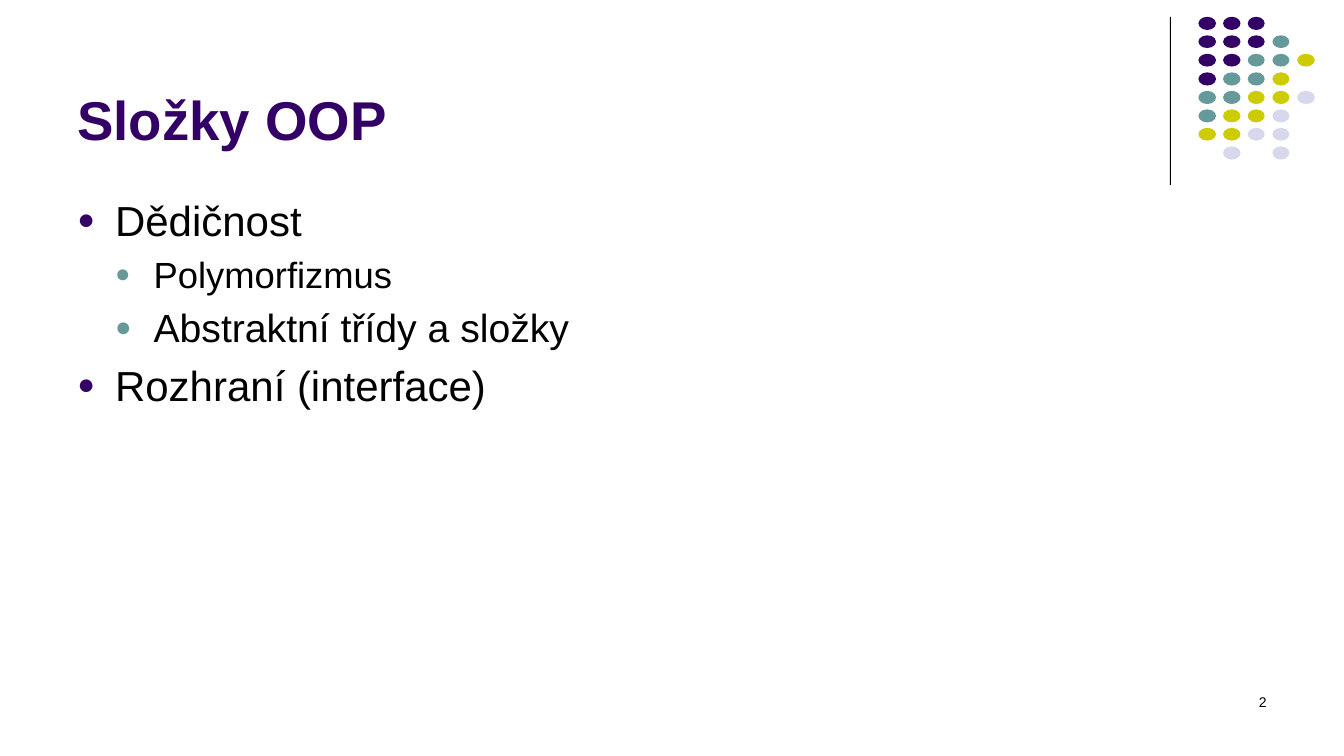
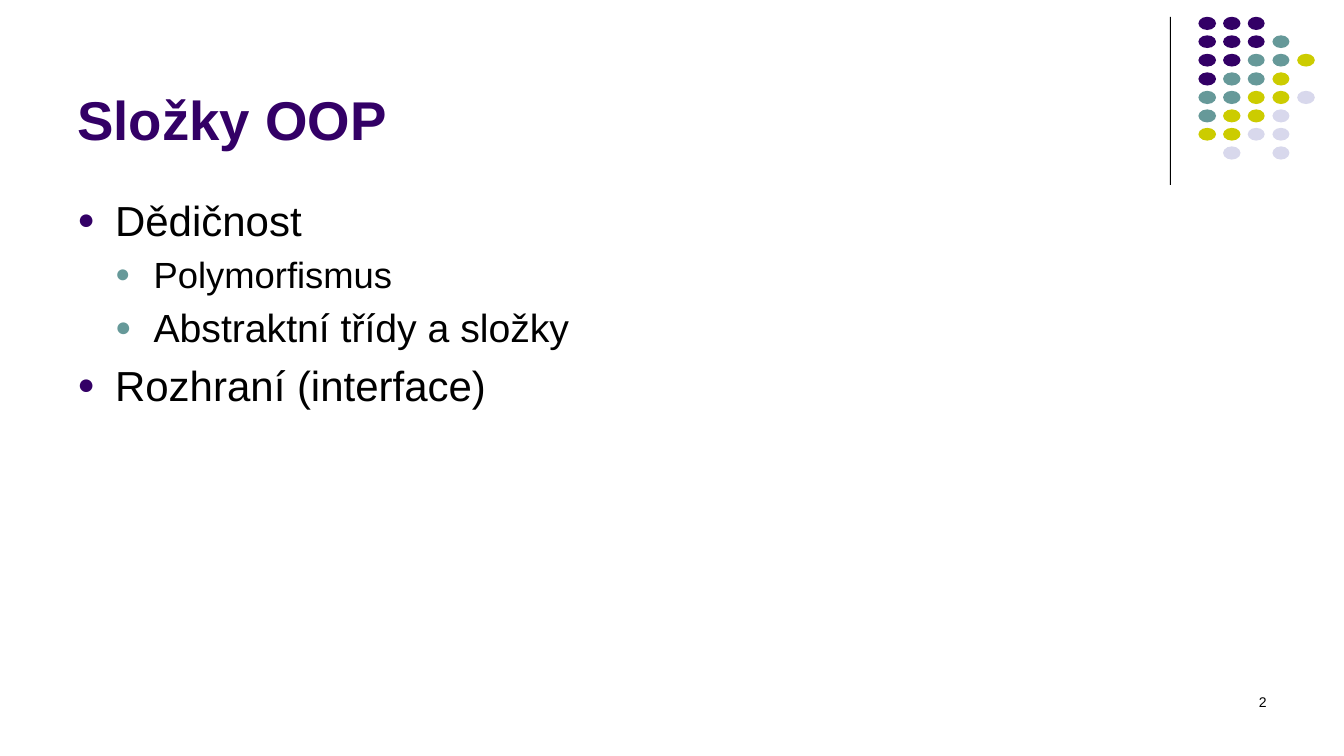
Before and after one commit to PetrVobornik/prednasky, a slide deck: slide 2 of Xamarin.Forms/01-OOP-a-NET/OOP-2-dedicnost.ppsx. Drawn at 1344x756 pixels with LibreOffice and Linux fonts; fonts in the diff are those of the drawing. Boxes give left, top, right and bottom in pixels: in the first picture for what was removed or moved away, otherwise in the second. Text is boxed around its words. In the diff, an @@ line names an element or a change of style, - is before the commit and + after.

```diff
--- a/Xamarin.Forms/01-OOP-a-NET/OOP-2-dedicnost.ppsx
+++ b/Xamarin.Forms/01-OOP-a-NET/OOP-2-dedicnost.ppsx
@@ text at (154, 261, 393, 296): text changed @@
-  ● Polymorfizmus
+  ● Polymorfismus
```
Also in this commit, not shown: 10 other slides changed.
